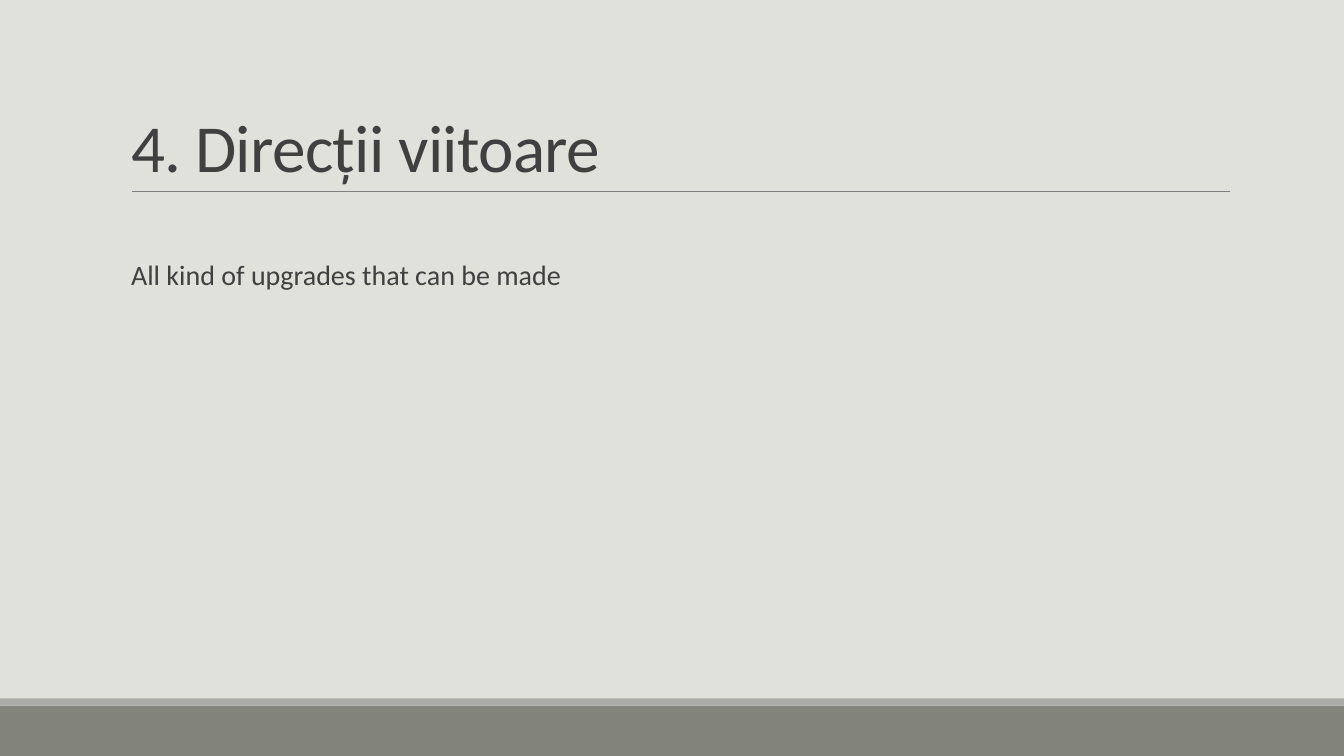
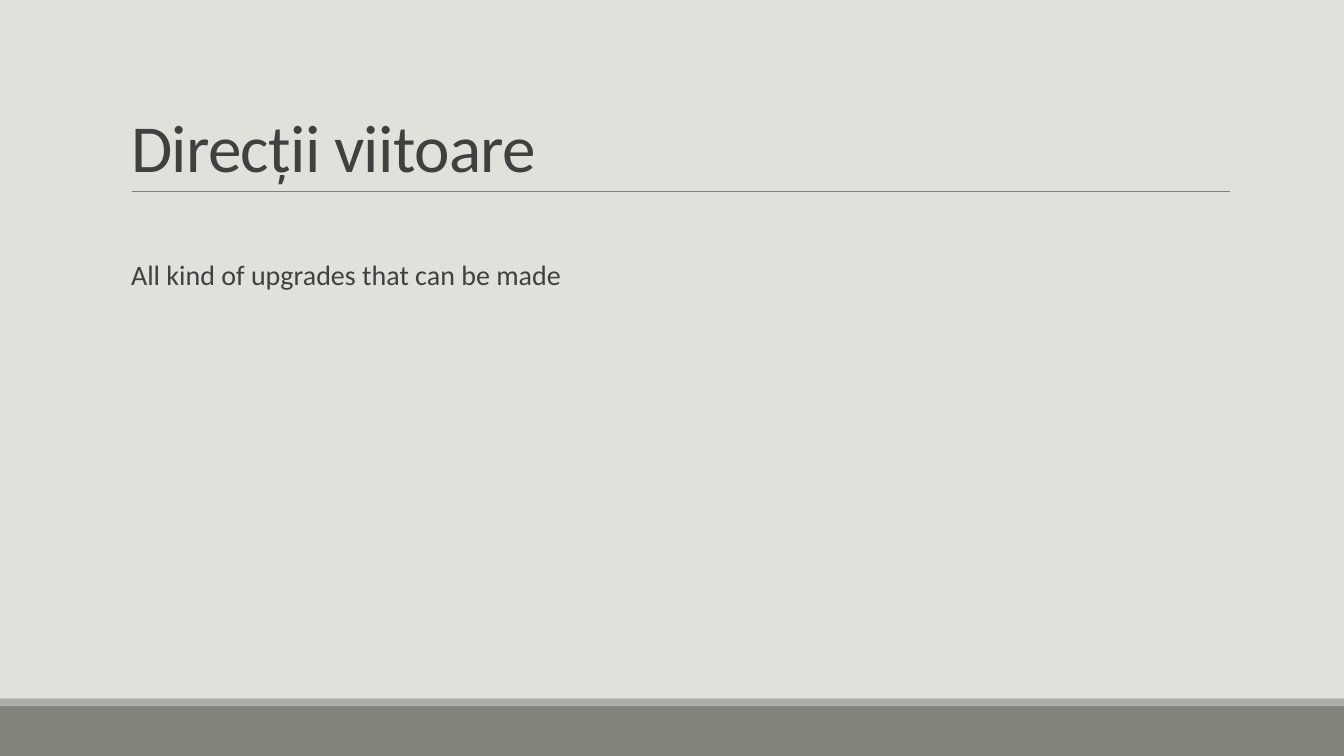
Before and after one commit to Tanasa-Nicoleta/bachelorManagement, a slide deck: slide 5 of Documents/ppt and video/Bachelor Degree Management.pptx (slide 9 before the commit). Drawn at 1344x756 pixels with LibreOffice and Linux fonts; fonts in the diff are those of the drawing. Boxes give left, top, right and bottom in pixels: in the first picture for what was removed or moved away, otherwise in the second. Text is boxed around its words. In the diff, an @@ line names an element or a change of style, - is before the commit and + after.

```diff
--- a/Documents/ppt and video/Bachelor Degree Management.pptx
+++ b/Documents/ppt and video/Bachelor Degree Management.pptx
@@ title at bbox=[131, 126, 536, 185]: text changed @@
-4. Direcții viitoare
+Direcții viitoare
```
Also in this commit, not shown: 3 other slides changed, 2 slides added, 6 slides removed, 23 other files.
